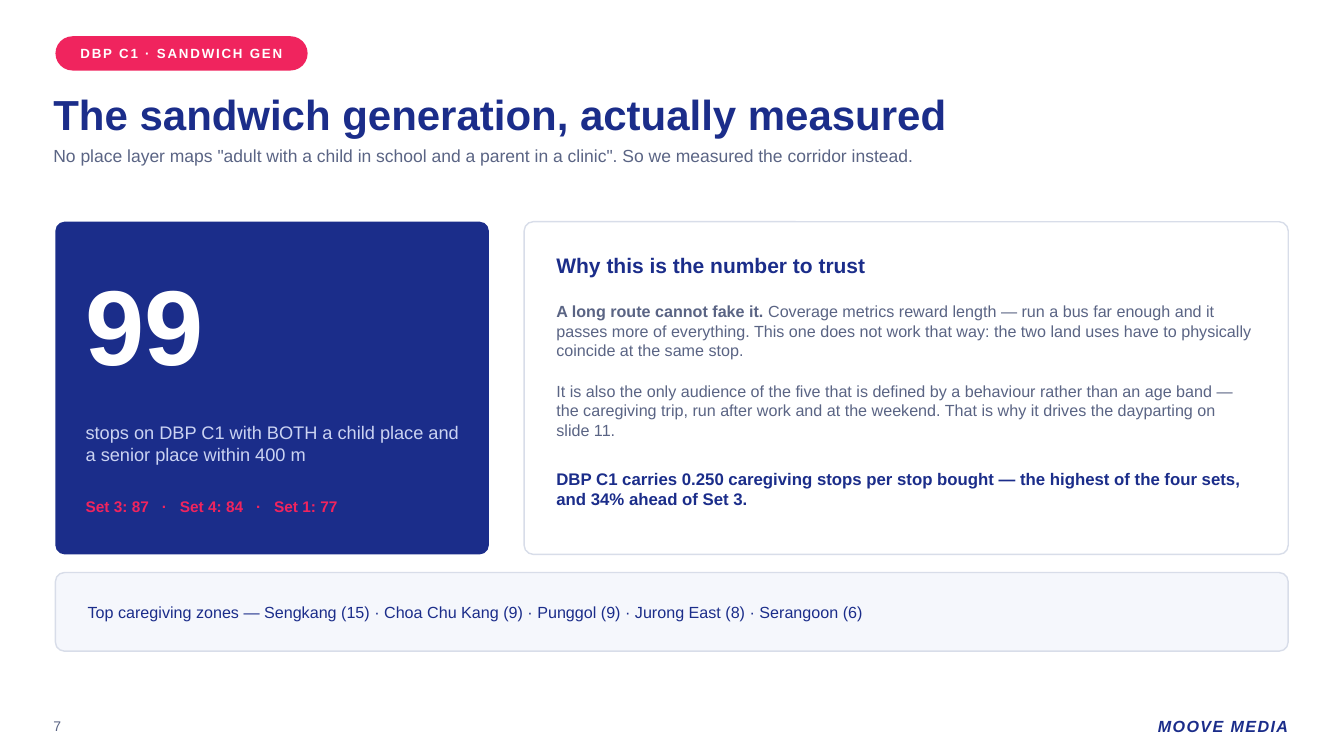
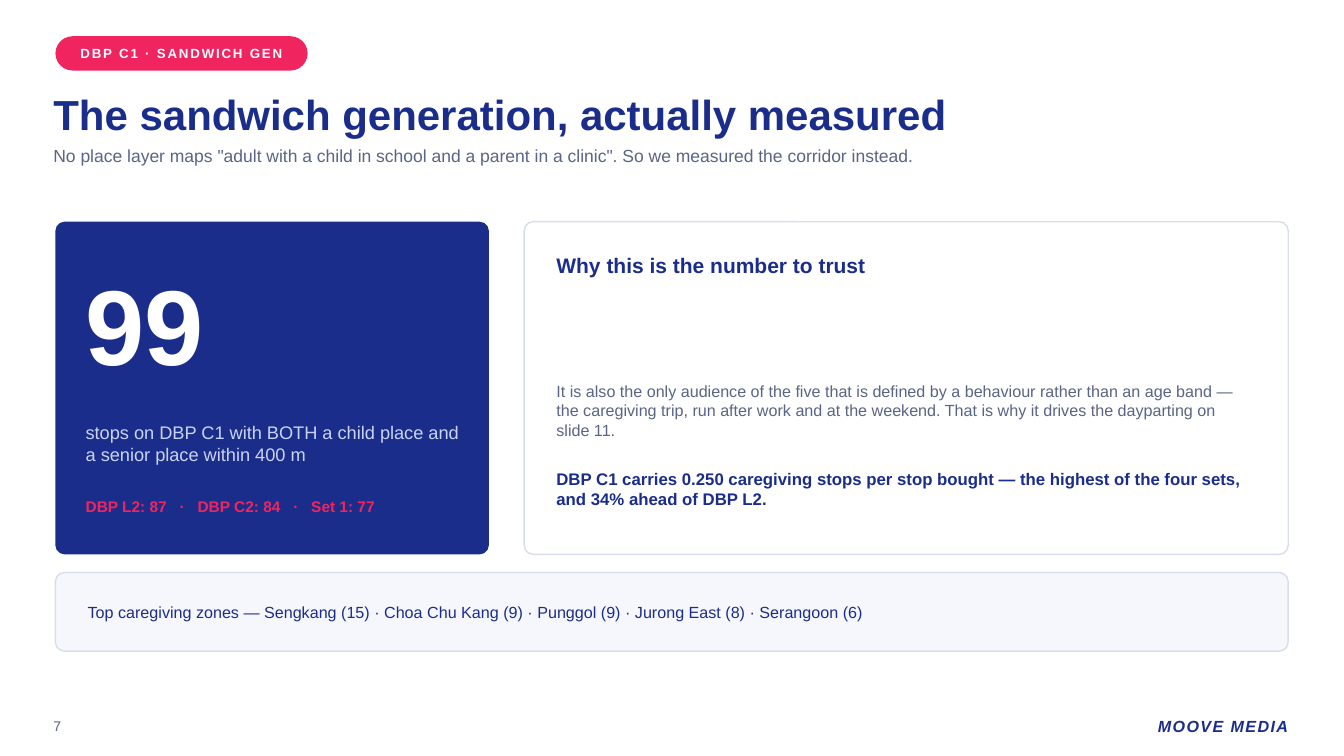
Before and after one commit to saifulanuarsg/sg-transit-atlas, a slide deck: slide 7 of docs/DBP-C1-mindline.pptx. Drawn at 1344x756 pixels with LibreOffice and Linux fonts; fonts in the diff are those of the drawing. Boxes give left, top, right and bottom in pixels: in the first picture for what was removed or moved away, otherwise in the second. Text is boxed around its words. In the diff, an @@ line names an element or a change of style, - is before the commit and + after.

```diff
--- a/docs/DBP-C1-mindline.pptx
+++ b/docs/DBP-C1-mindline.pptx
@@ text removed at [556,305,1251,360] @@
-A long route cannot fake it. Coverage metrics reward length — run a bus far enough and it passes more of everything. This one does not work that way: the two land uses have to physically coincide at the same stop.
@@ text at [556,473,1240,505]: text changed @@
-DBP C1 carries 0.250 caregiving stops per stop bought — the highest of the four sets, and 34% ahead of Set 3.
+DBP C1 carries 0.250 caregiving stops per stop bought — the highest of the four sets, and 34% ahead of DBP L2.
@@ text at [86,501,374,512]: text changed @@
-Set 3: 87 · Set 4: 84 · Set 1: 77
+DBP L2: 87 · DBP C2: 84 · Set 1: 77
```
Also in this commit, not shown: 8 other slides changed, 8 other files.
